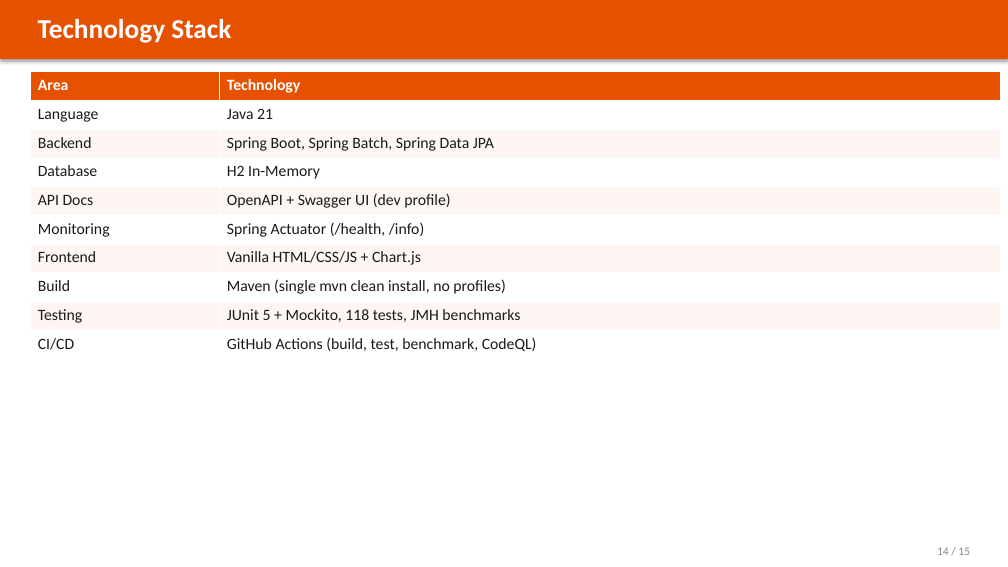
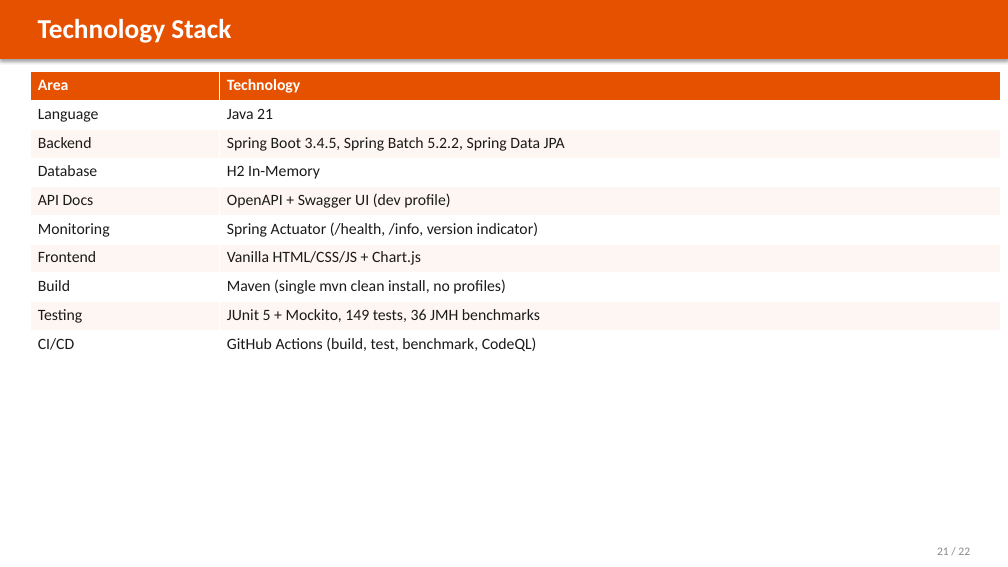
Before and after one commit to wallaceespindola/fixed-length-converters, a slide deck: slide 21 of docs/slides/banking-parser-platform.pptx (slide 14 before the commit). Drawn at 1008x567 pixels with LibreOffice and Linux fonts; fonts in the diff are those of the drawing. Boxes give left, top, right and bottom in pixels: in the first picture for what was removed or moved away, otherwise in the second. Text is boxed around its words. In the diff, an @@ line names an element or a change of style, - is before the commit and + after.

Commit message:
docs: ground the formatter comparison in verified data
The comparison tables rated libraries on adjectives alone — no versions, no
release dates, no maintenance signal, and nothing a bank could use to judge
operational risk.

Replace them with facts gathered on 2026-07-27 from Maven Central metadata,
the GitHub REST API and deps.dev: pinned vs latest version, release dates,
repository activity, stars, governance model, dependent packages, license,
jar size and transitive cost (camel-bindy drags in icu4j at 14 MB), plus the
CVE-2020-13936 caveat for Velocity templates. Maven Central publishes no
download counts, so dependents and release cadence stand in for adoption and
the docs say so rather than quoting an invented number.

Add measured throughput for all nine approaches: a 36-benchmark JMH run and
end-to-end batch-pipeline records/second. fixedformat4j leads CODA; the two
annotation-derived Spring Batch hybrids match native Spring Batch, confirming
the reflection cost is construction-time only.

Deck grows from 15 to 22 slides (annotation-derived layouts, library health,
adoption, supply chain, bank suitability, both performance views). README and
CLAUDE.md updated; PPTX regenerated from tools/python/generate_pptx.py.

```diff
--- a/docs/slides/banking-parser-platform.pptx
+++ b/docs/slides/banking-parser-platform.pptx
@@ table at (x1=30, y1=72, x2=1000, y2=359) @@
-row 3, column 2: Spring Boot, Spring Batch, Spring Data JPA
+row 3, column 2: Spring Boot 3.4.5, Spring Batch 5.2.2, Spring Data JPA
-row 6, column 2: Spring Actuator (/health, /info)
+row 6, column 2: Spring Actuator (/health, /info, version indicator)
-row 9, column 2: JUnit 5 + Mockito, 118 tests, JMH benchmarks
+row 9, column 2: JUnit 5 + Mockito, 149 tests, 36 JMH benchmarks
@@ text at (x1=937, y1=547, x2=970, y2=555): text changed @@
-14 / 15
+21 / 22
```
Also in this commit, not shown: 13 other slides changed, 8 slides added, 1 slide removed, 7 other files.
